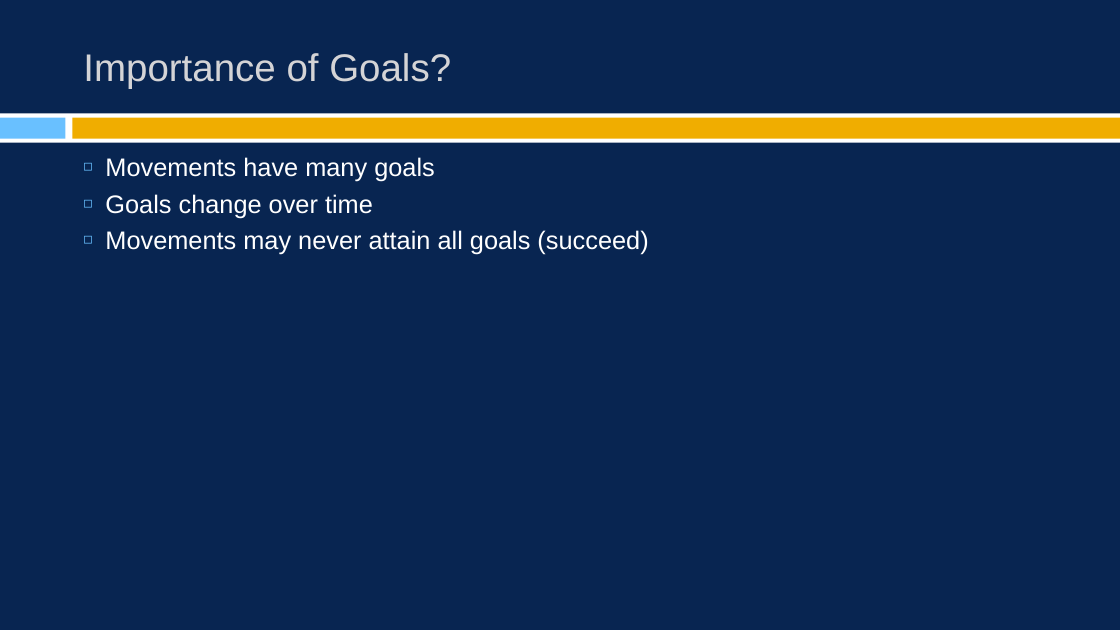
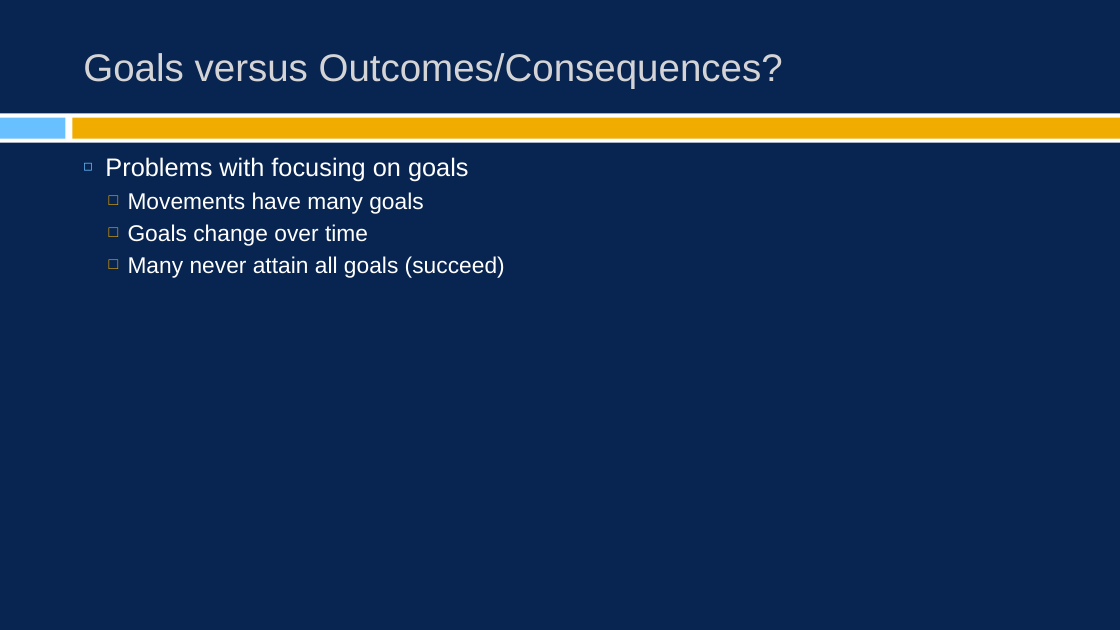
Before and after one commit to burrelvannjr/movements_csuf, a slide deck: slide 6 of ppts/notes/ch_6.pptx. Drawn at 1120x630 pixels with LibreOffice and Linux fonts; fonts in the diff are those of the drawing. Boxes give left, top, right and bottom in pixels: in the first picture for what was removed or moved away, otherwise in the second. Text is boxed around its words. In the diff, an @@ line names an element or a change of style, - is before the commit and + after.

```diff
--- a/ppts/notes/ch_6.pptx
+++ b/ppts/notes/ch_6.pptx
@@ title at [83,53,783,89]: text changed @@
-Importance of Goals?
+Goals versus Outcomes/Consequences?
@@ text at [105,157,469,182]: paragraph added @@
+◻ Problems with focusing on goals
@@ text at [128,192,423,246]: size 21.8 to 19.5 pt in "Movements have many goals", "Goals change over time"; bullet ◻ to □; list level 1 to 2 in "Movements have many goals"; bullet colour #69C0FF to #F0AD00; list level 1 to 2 in "Goals change over time" @@
@@ text at [128,256,505,278]: text changed; size 21.8 to 19.5 pt @@
-◻ Movements may never attain all goals (succeed)
+  □ Many never attain all goals (succeed)
```
Also in this commit, not shown: 7 other slides changed, 1 slide added, 18 other files.
